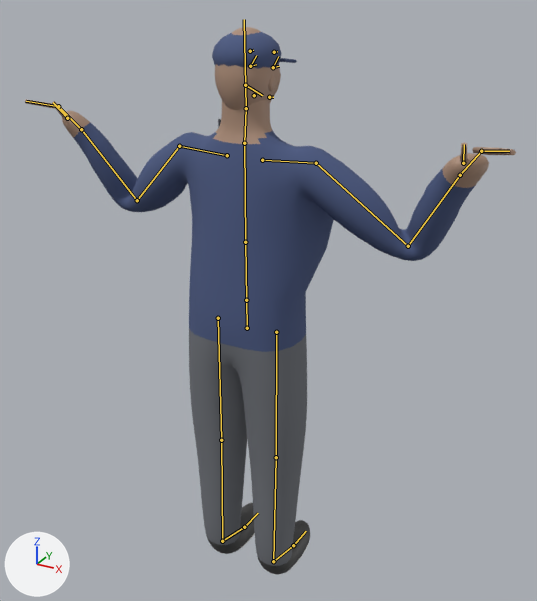
The Blender file source_art/char_mills.blend, before and after one commit.
The view is the same before and after, from a 50 mm camera at (1.062, -1.792, 1.972) aimed at (0.013, 0.113, 1.019). Lighting does not change. The marker at lower left points along +X, +Y and +Z. The first picture is the older version. Both versions are drawn at frame 0 of the action 'arms_cross'; the numbers are the values there. The bones that bend it are drawn over the model as lines.

Names of what the first picture shows: 'mills_Mesh'.
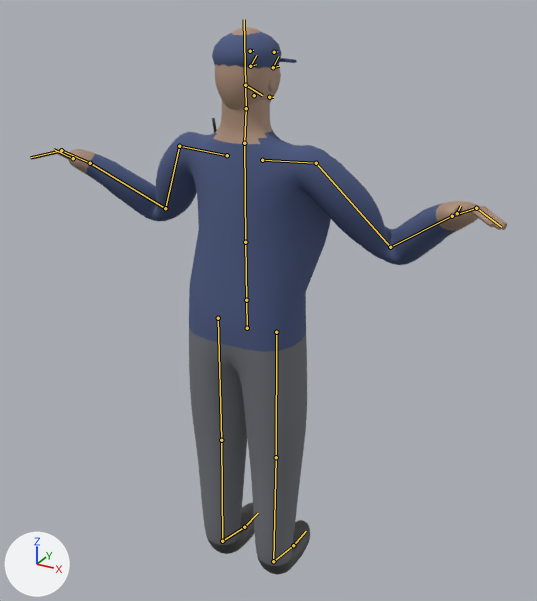
The edits, one by one:
Bone 'UpperArm.R' (bone_upperarm_r) turns from (43, 58, 31) to (56, 61, 63) degrees about its own x, y and z.
Bone 'UpperArm.L' (bone_upperarm_l) turns from (43, -58, -31) to (56, -61, -63) degrees about its own x, y and z.

What differs and where, as boxes (x1, y1, x2, y2) in the pictures (537 x 601 px):
'mills_Mesh', posed: before (25, 27, 516, 575); after (30, 27, 507, 575)
bone 'UpperArm.R', root to tip: before (316, 163) to (408, 246); after (316, 163) to (390, 247)
bone 'UpperArm.L', root to tip: before (179, 146) to (137, 200); after (179, 146) to (165, 208)
